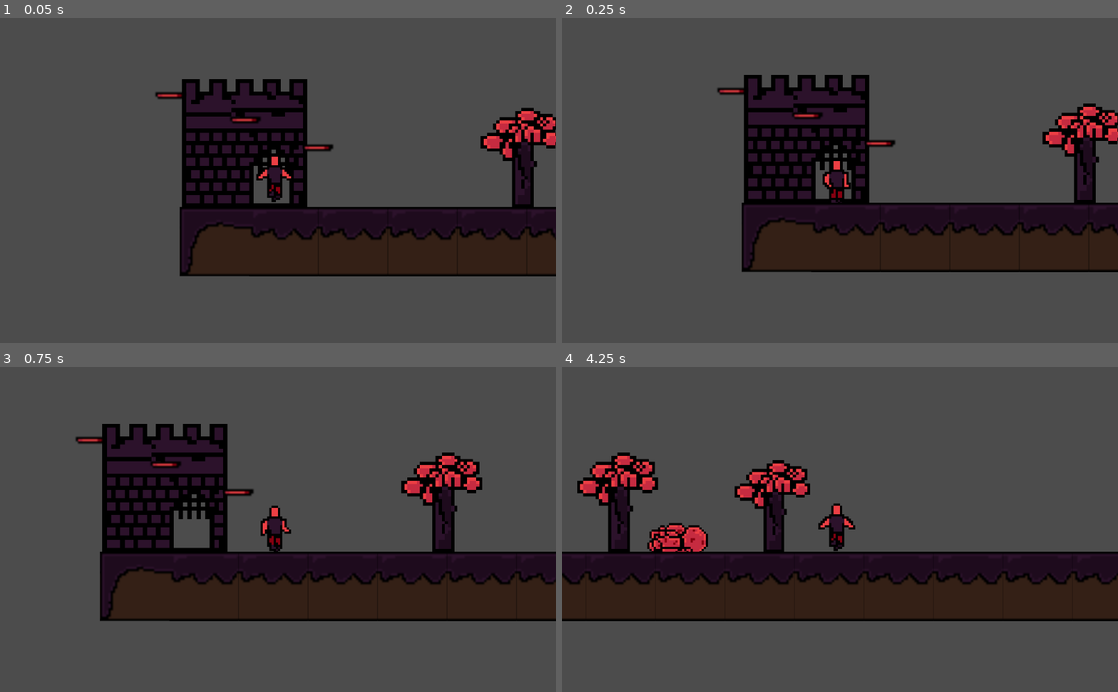
Above: before the commit, frames 1-4 (two rows, left to right).
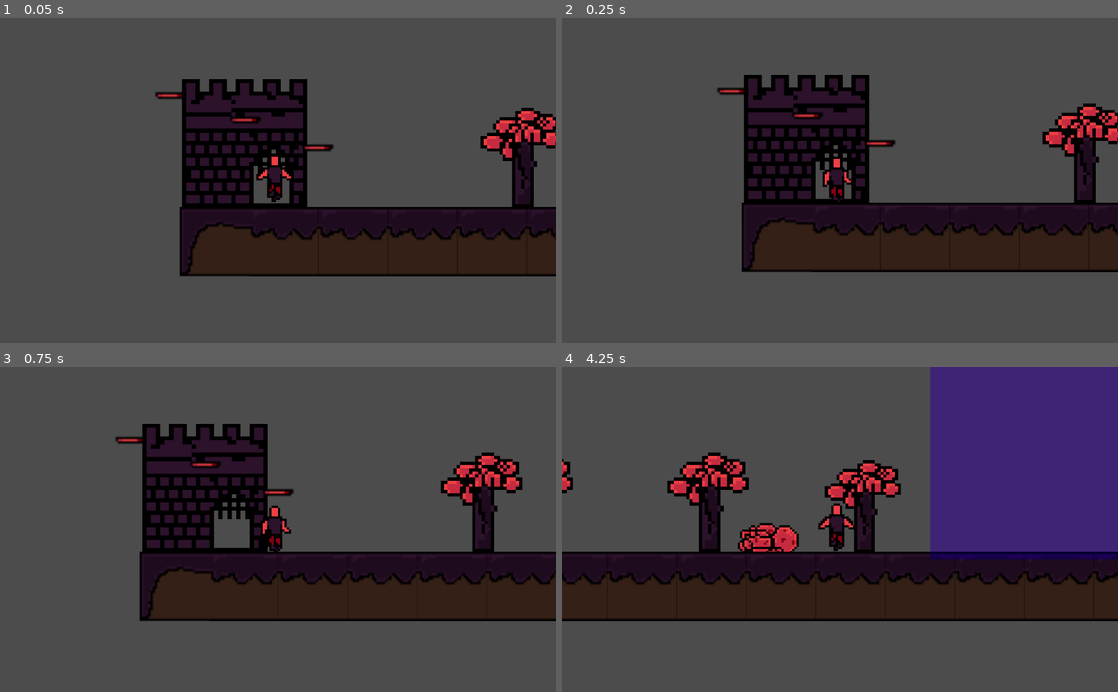
Above: after the commit, the same moments.

Repository: Diogoamorim27/GemeGeme
Game: Godot game, scene res://Beginning.tscn
Two runs of this game, one before a commit and one after it. Both use one fixed random seed, a clock stepped at 60 frames per second and the inputs below. Before the commit the project has no main scene; this scene is started directly in both runs.
Inputs:
- Up to frame 1 (0.05 s): no input
- Up to frame 2 (0.25 s): no input
- Up to frame 3 (0.75 s): hold Right (ui_right) from 0.53 s (still down)
- Up to frame 4 (4.25 s): tap Up (ui_up) at 0.77, 1.52, 3.02, 3.77 s; release Right (ui_right) at 2.03 s; hold Left (ui_left) 2.03-2.78 s; hold Right (ui_right) from 2.78 s (still down)

Frame 1 is identical in both runs. In frame 2, 0.2% of the frame differs, in the area x 46-53%, y 42-57%; in frame 3, 14%; in frame 4, 30%, in the area x 0-100%, y 0-67%.

Commit message:
commit

Diff:
--- a/Beginning.tscn
+++ b/Beginning.tscn
@@ -1,15 +1,18 @@
-[gd_scene load_steps=23 format=2]
-
-[ext_resource path="res://Sprites/Torre.png" type="Texture" id=1]
-[ext_resource path="res://Sprites/árvorep.png" type="Texture" id=2]
-[ext_resource path="res://Player/Player.tscn" type="PackedScene" id=3]
-[ext_resource path="res://Sprites/Arbusto.png" type="Texture" id=4]
-[ext_resource path="res://Sprites/Personagem lutador.png" type="Texture" id=5]
-[ext_resource path="res://Sprites/chao p1.png" type="Texture" id=6]
-[ext_resource path="res://Sprites/chaoEsgoto.png" type="Texture" id=7]
-[ext_resource path="res://Sprites/Parede.png" type="Texture" id=8]
-[ext_resource path="res://Sprites/Chao escalamento.png" type="Texture" id=9]
-[ext_resource path="res://Sprites/Plataforma(1).png" type="Texture" id=10]
+[gd_scene load_steps=26 format=2]
+
+[ext_resource path="res://Prefabs/Tower.tscn" type="PackedScene" id=1]
+[ext_resource path="res://Prefabs/Tree.tscn" type="PackedScene" id=2]
+[ext_resource path="res://Sprites/árvorep.png" type="Texture" id=3]
+[ext_resource path="res://Player/Player.tscn" type="PackedScene" id=4]
+[ext_resource path="res://Prefabs/Bush.tscn" type="PackedScene" id=5]
+[ext_resource path="res://Prefabs/Character.tscn" type="PackedScene" id=6]
+[ext_resource path="res://Sprites/chao p1.png" type="Texture" id=7]
+[ext_resource path="res://Sprites/chaoEsgoto.png" type="Texture" id=8]
+[ext_resource path="res://Sprites/Parede.png" type="Texture" id=9]
+[ext_resource path="res://Sprites/Chao escalamento.png" type="Texture" id=10]
+[ext_resource path="res://Prefabs/Plataforma.tscn" type="PackedScene" id=11]
+[ext_resource path="res://Sprites/Plataforma(1).png" type="Texture" id=12]
+[ext_resource path="res://Water.tscn" type="PackedScene" id=13]
 
 [sub_resource type="ConvexPolygonShape2D" id=1]
 points = PoolVector2Array( 0, 0, 32, 0, 32, 32, 0, 32 )
@@ -224,58 +227,48 @@
 
 [node name="Beginning" type="Node2D"]
 
-[node name="Tower" type="Sprite" parent="."]
-position = Vector2( 30, 417.603 )
-scale = Vector2( 2.0625, 1.91267 )
-texture = ExtResource( 1 )
-vframes = 2
-hframes = 2
-
-[node name="Tree" type="Sprite" parent="."]
-position = Vector2( 158.836, 425.238 )
-scale = Vector2( 1.4375, 1.4375 )
-texture = ExtResource( 2 )
+[node name="Tower" parent="." instance=ExtResource( 1 )]
+
+[node name="Tree" parent="." instance=ExtResource( 2 )]
 
 [node name="Tree2" type="Sprite" parent="."]
 position = Vector2( 239.709, 425.238 )
 scale = Vector2( 1.4375, 1.4375 )
-texture = ExtResource( 2 )
+texture = ExtResource( 3 )
 
 [node name="Tree3" type="Sprite" parent="."]
 position = Vector2( 310.933, 427.028 )
 scale = Vector2( 1.34375, 1.32549 )
-texture = ExtResource( 2 )
-
-[node name="Player" parent="." instance=ExtResource( 3 )]
+texture = ExtResource( 3 )
+
+[node name="Player" parent="." instance=ExtResource( 4 )]
 position = Vector2( 45.3503, 435.416 )
 
 [node name="Camera2D" type="Camera2D" parent="Player"]
 current = true
 zoom = Vector2( 0.25, 0.25 )
 
-[node name="Bush" type="Sprite" parent="."]
-position = Vector2( 265.926, 434.623 )
-texture = ExtResource( 4 )
-
-[node name="Character" type="Sprite" parent="."]
-position = Vector2( 928.359, 435.95 )
-texture = ExtResource( 5 )
-flip_h = true
+[node name="Bush" parent="." instance=ExtResource( 5 )]
+
+[node name="Character" parent="." instance=ExtResource( 6 )]
 
 [node name="TileMap" type="TileMap" parent="."]
 tile_set = SubResource( 12 )
 cell_size = Vector2( 32, 32 )
 format = 1
-tile_data = PoolIntArray( -131070, 0, 0, -131069, 0, 0, -131 …(204 unchanged characters)…  0, 458772, 0, 0, 458781, 0, 0, 458803, 3, 0, 458804, 0, 0, 458805, 2, 0, 524317, 0, 0, 524339, 5, 0, 524340, 0, 0, 524341, 0, 0, 589853, 0, 0, 589875, 5, 0, 589876, 0, 0, 589877, 0, 0, 655383, 0, 0, 655384, 0, 0, 655389, 0, 0, 655411, 5, 0, 655412, 0, 0, 655413, 0, 0, 720925, 0, 0, 720947, 5, 0, 720948, 0, 0, 720949, 0, 0, 786461, 0, 0, 786462, 0, 0, 786463, 0, 0, 786464, 0, 0, 786465, 0, 0, 786483, 5, 0, 786484, 0, 0, 786485, 0, 0, 852019, 5, 0, 852020, 0, 0, 852021, 0, 0, 917504, 1, 0, 917505, 0, 0, 917506 …(1304 unchanged characters)…
-
-[node name="Plataforma(1)" type="Sprite" parent="."]
-position = Vector2( 63.7132, 423.164 )
-texture = ExtResource( 10 )
+tile_data = PoolIntArray( -131070, 0, 0, -131069, 0, 0, -131 …(204 unchanged characters)…  0, 458772, 0, 0, 458781, 0, 0, 458803, 1, 0, 458804, 0, 0, 458805, 2, 0, 524317, 0, 0, 524339, 4, 0, 524340, 1610612745, 0, 524341, 1610612740, 0, 589853, 0, 0, 589875, 4, 0, 589876, 1610612745, 0, 589877, 1610612740, 0, 655383, 0, 0, 655384, 0, 0, 655389, 0, 0, 655411, 4, 0, 655412, 1610612745, 0, 655413, 1610612740, 0, 720925, 0, 0, 720947, 4, 0, 720948, 1610612745, 0, 720949, 1610612740, 0, 786461, 0, 0, 786462, 0, 0, 786463, 0, 0, 786464, 0, 0, 786465, 0, 0, 786483, 4, 0, 786484, 1610612745, 0, 786485, 1610612740, 0, 852019, 4, 0, 852020, 1610612745, 0, 852021, 1610612740, 0, 917504, 1, 0, 917505, 0, 0, 917506 …(1304 unchanged characters)…
+
+[node name="Plataforma" parent="." instance=ExtResource( 11 )]
 
 [node name="Plataforma(1)2" type="Sprite" parent="."]
 position = Vector2( 30.346, 410.33 )
-texture = ExtResource( 10 )
+texture = ExtResource( 12 )
 
 [node name="Plataforma(1)3" type="Sprite" parent="."]
 position = Vector2( -4.04794, 399.037 )
-texture = ExtResource( 10 )
+texture = ExtResource( 12 )
+
+[node name="Water" parent="." instance=ExtResource( 13 )]
+position = Vector2( 374.322, 378.553 )
+[connection signal="body_entered" from="Water" to="Player" method="_on_Water_body_entered"]
+[connection signal="body_exited" from="Water" to="Player" method="_on_Water_body_exited"]
--- a/Monster.tscn
+++ b/Monster.tscn
@@ -28,4 +28,6 @@
 wait_time = 2.0
 autostart = true
 script = ExtResource( 3 )
+
+[node name="AnimationPlayer" type="AnimationPlayer" parent="."]
 [connection signal="timeout" from="PatrolTimer" to="." method="_on_PatrolTimer_timeout"]
--- /dev/null
+++ b/Níveis/Fase1.tscn
@@ -0,0 +1,3 @@
+[gd_scene format=2]
+
+[node name="Fase1" type="Node2D"]
--- a/Player/Player.gd
+++ b/Player/Player.gd
@@ -2,7 +2,7 @@
 
 enum states {RUN, JUMP, DEATH, IDLE, SWIM}
 
-const RUNNING_SPEED = 200
+const RUNNING_SPEED = 100
 const AIR_SPEED = 120
 const GRAVITY = WorldConstants.GRAVITY
 const JUMP = -55 * 3
@@ -139,13 +139,15 @@
 
 
 func _on_Water_body_entered(body):
-	state = states.SWIM
-	breath_timer.start()
-	breath = $Timer_Breath.wait_time
-	start_time = OS.get_unix_time()
+	if body.name == "Player":
+		state = states.SWIM
+		breath_timer.start()
+		breath = $Timer_Breath.wait_time
+		start_time = OS.get_unix_time()
 
 func _on_Water_body_exited(body):
-	state = states.IDLE
+	if body.name == "Player":
+		state = states.IDLE
 
 
 func _on_Timer_Swim_timeout():
--- a/Player/Player.tscn
+++ b/Player/Player.tscn
@@ -2,7 +2,6 @@
 
 [ext_resource path="res://Player/Player.gd" type="Script" id=1]
 [ext_resource path="res://Sprites/Player.png" type="Texture" id=2]
-
 
 [sub_resource type="CapsuleShape2D" id=1]
 radius = 3.5833
@@ -12,9 +11,10 @@
 extents = Vector2( 2.06194, 3.57077 )
 
 [sub_resource type="Animation" id=3]
-resource_name = "Idle"
-length = 0.1
+resource_name = "Run"
+length = 2.0
 loop = true
+step = 0.2
 tracks/0/type = "value"
 tracks/0/path = NodePath("Sprite:frame")
 tracks/0/interp = 1
@@ -22,13 +22,13 @@
 tracks/0/imported = false
 tracks/0/enabled = true
 tracks/0/keys = {
-"times": PoolRealArray( 0 ),
-"transitions": PoolRealArray( 1 ),
+"times": PoolRealArray( 0, 0.2, 0.4, 0.6, 0.8, 1, 1.2 ),
+"transitions": PoolRealArray( 1, 1, 1, 1, 1, 1, 1 ),
 "update": 1,
-"values": [ 0 ]
+"values": [ 1, 2, 3, 4, 5, 6, 7 ]
 }
 
-[sub_resource type="Animation" id=5]
+[sub_resource type="Animation" id=4]
 resource_name = "Jump"
 length = 0.1
 loop = true
--- /dev/null
+++ b/Prefabs/Bush.tscn
@@ -0,0 +1,7 @@
+[gd_scene load_steps=2 format=2]
+
+[ext_resource path="res://Sprites/Arbusto.png" type="Texture" id=1]
+
+[node name="Bush" type="Sprite"]
+position = Vector2( 265.926, 434.623 )
+texture = ExtResource( 1 )
--- /dev/null
+++ b/Prefabs/Character.tscn
@@ -0,0 +1,8 @@
+[gd_scene load_steps=2 format=2]
+
+[ext_resource path="res://Sprites/Personagem lutador.png" type="Texture" id=1]
+
+[node name="Character" type="Sprite"]
+position = Vector2( 928.359, 435.95 )
+texture = ExtResource( 1 )
+flip_h = true
--- /dev/null
+++ b/Prefabs/Plataforma.tscn
@@ -0,0 +1,7 @@
+[gd_scene load_steps=2 format=2]
+
+[ext_resource path="res://Sprites/Plataforma(1).png" type="Texture" id=1]
+
+[node name="Plataforma" type="Sprite"]
+position = Vector2( 63.7132, 423.164 )
+texture = ExtResource( 1 )
--- /dev/null
+++ b/Prefabs/Tower.tscn
@@ -0,0 +1,10 @@
+[gd_scene load_steps=2 format=2]
+
+[ext_resource path="res://Sprites/Torre.png" type="Texture" id=1]
+
+[node name="Tower" type="Sprite"]
+position = Vector2( 30, 417.603 )
+scale = Vector2( 2.0625, 1.91267 )
+texture = ExtResource( 1 )
+vframes = 2
+hframes = 2
--- /dev/null
+++ b/Prefabs/Tree.tscn
@@ -0,0 +1,8 @@
+[gd_scene load_steps=2 format=2]
+
+[ext_resource path="res://Sprites/árvorep.png" type="Texture" id=1]
+
+[node name="Tree" type="Sprite"]
+position = Vector2( 158.836, 425.238 )
+scale = Vector2( 1.4375, 1.4375 )
+texture = ExtResource( 1 )
--- a/Water.tscn
+++ b/Water.tscn
@@ -1,9 +1,28 @@
-[gd_scene load_steps=3 format=2]
+[gd_scene load_steps=5 format=2]
 
 [ext_resource path="res://blue.webp" type="Texture" id=1]
 
 [sub_resource type="RectangleShape2D" id=1]
 extents = Vector2( 149.828, 113.885 )
+
+[sub_resource type="Shader" id=2]
+code = "shader_type canvas_item;
+
+uniform vec4 blue_tint : hint_color;
+
+
+void fragment(){
+	vec4 color = textureLod(SCREEN_TEXTURE, SCREEN_UV, 0.0);
+
+	color = mix(color, blue_tint, 0.3);
+	color.rgb = mix(vec3(0.5), color.rgb, 1.4);
+
+	COLOR = color;
+}"
+
+[sub_resource type="ShaderMaterial" id=3]
+shader = SubResource( 2 )
+shader_param/blue_tint = Color( 0.368627, 0.117647, 0.870588, 1 )
 
 [node name="Water" type="Area2D"]
 position = Vector2( 327.067, 228.196 )
@@ -12,10 +31,12 @@
 }
 
 [node name="CollisionShape2D" type="CollisionShape2D" parent="."]
+visible = false
 position = Vector2( 116.376, -40.6343 )
 shape = SubResource( 1 )
 
 [node name="Sprite" type="Sprite" parent="."]
+material = SubResource( 3 )
 position = Vector2( 115.633, -40.3981 )
 scale = Vector2( 0.298918, 0.226543 )
 texture = ExtResource( 1 )
--- a/project.godot
+++ b/project.godot
@@ -16,11 +16,13 @@
 [application]
 
 config/name="GemeGeme"
+run/main_scene="res://Beginning.tscn"
 config/icon="res://icon.png"
 
 [autoload]
 
 WorldConstants="*res://WorldConstants.gd"
+GeneralFunctions="*res://GeneralFunctions.gd"
 
 [input]
 
Not shown: 11 places in Beginning.tscn that only renumber resources
Not shown: 2 places in Player/Player.tscn that only renumber resources
